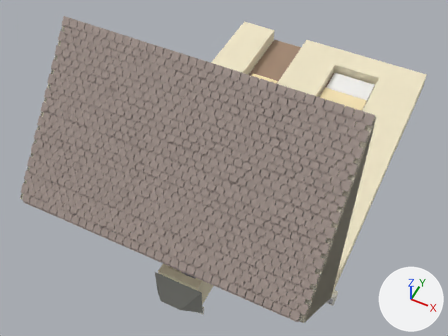
A saved change to the glTF model modelle/haus_bohrer/bohrer_measured.glb.
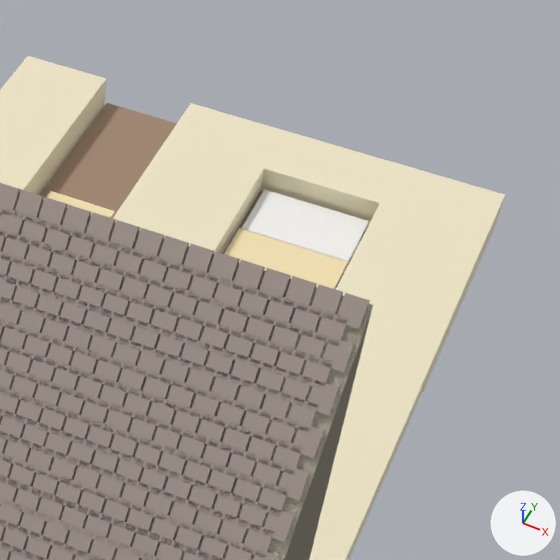
Old and new are each drawn whole from a 50 mm camera at (7.63, -16.86, 13.32) aimed at (2.85, -7.3, 1.37) and again close up on the part from 52% to 100% of the width and 0% to 64% of the height. The lights are fixed; the arrows at lower right show +X, +Y and +Z. The last two pictures show the newer version.

The first close-up shows 'dach', 'dachziegel', 'eg_sockel', 'fassade', 'gardine', 'giebel', 'schaufenster', 'warmlicht'.
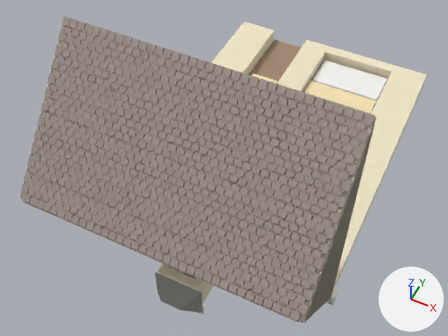
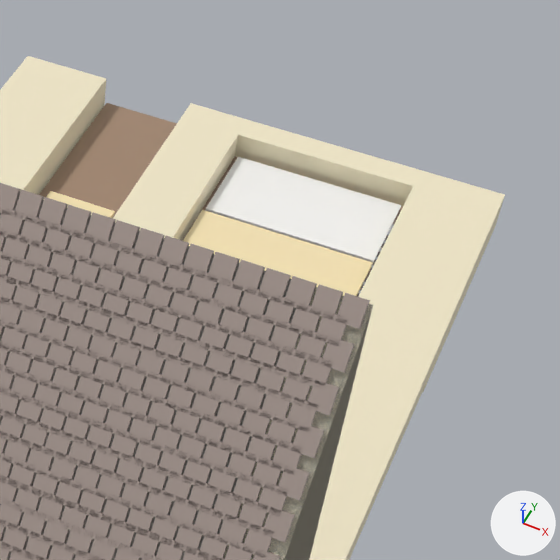
Commit message: fix(bohrer): großes Schaufenster — shop_w/shop_z0/shop_z1 parametrierbar

Changed parts and their boxes [x1, y1, x2, y2] in the close-ups (560 x 560 px; the box of a moved part takes in the faces that stretch with it):
'gardine', moved, rescaled (53% wider, 42% taller)
    before: [241, 189, 369, 264]
    after: [205, 157, 401, 264]
part 1 of me_eg_sockel, moved or reshaped
    both: [171, 132, 415, 298]
part 3 of me_warmlicht, moved or reshaped
    before: [224, 228, 348, 289]
    after: [183, 210, 373, 296]

What the commit changed:
me_eg_sockel has 24 vertices, 48 faces and spans x 0.0..6.5, y -3.2..0.0, z -0.12..0.4.
me_eg_sockel is used by ob_eg_sockel; location (0.0, 0.0, 0.0).
Part 1, on me_eg_sockel:
Vertex 8 of me_eg_sockel moves from (3.67, -2.65, -0.12) to (3.14, -2.85, -0.12).
Vertex 9 of me_eg_sockel moves from (3.67, -0.85, -0.12) to (3.14, -0.35, -0.12).
Vertex 10 of me_eg_sockel moves from (5.17, -0.85, -0.12) to (5.44, -0.35, -0.12).
Vertex 11 of me_eg_sockel moves from (5.17, -2.65, -0.12) to (5.44, -2.85, -0.12).
Vertex 20 of me_eg_sockel moves from (3.67, -2.65, 0.4) to (3.14, -2.85, 0.4).
Vertex 21 of me_eg_sockel moves from (3.67, -0.85, 0.4) at pixel (263, 168) to (3.14, -0.35, 0.4) at pixel (237, 134).
Vertex 22 of me_eg_sockel moves from (5.17, -0.85, 0.4) at pixel (379, 203) to (5.44, -0.35, 0.4) at pixel (413, 186).
Vertex 23 of me_eg_sockel moves from (5.17, -2.65, 0.4) to (5.44, -2.85, 0.4).
me_gardine is used by ob_gardine; location (0.0, 0.0, 0.0).
me_gardine had 8 vertices, 12 faces and spanned x 3.74..5.1, y -1.75..-0.922, z 0.095..0.145.
me_gardine now has 8 vertices, 12 faces and spans x 3.21..5.37, y -1.6..-0.45, z 0.095..0.145.
me_gardine part 2: the whole mesh is scaled about its middle by (1.59, 1.39, 1), then moved by (-0.13, 0.311, 0.0).
me_warmlicht is used by ob_warmlicht; location (0.0, 0.0, 0.0).
me_warmlicht had 16 vertices, 24 faces and spanned x 1.32..5.11, y -2.61..-1.82, z 0.03..0.2.
me_warmlicht now has 16 vertices, 24 faces and spans x 1.32..5.38, y -2.8..-1.7, z 0.03..0.2.
me_warmlicht part 3: the loose piece of 8 vertices spanning x 3.73..5.11, y -2.61..-1.82, z 0.14..0.2 is scaled about its middle by (1.58, 1.39, 1), then moved by (-0.13, -0.03, 0.0).
